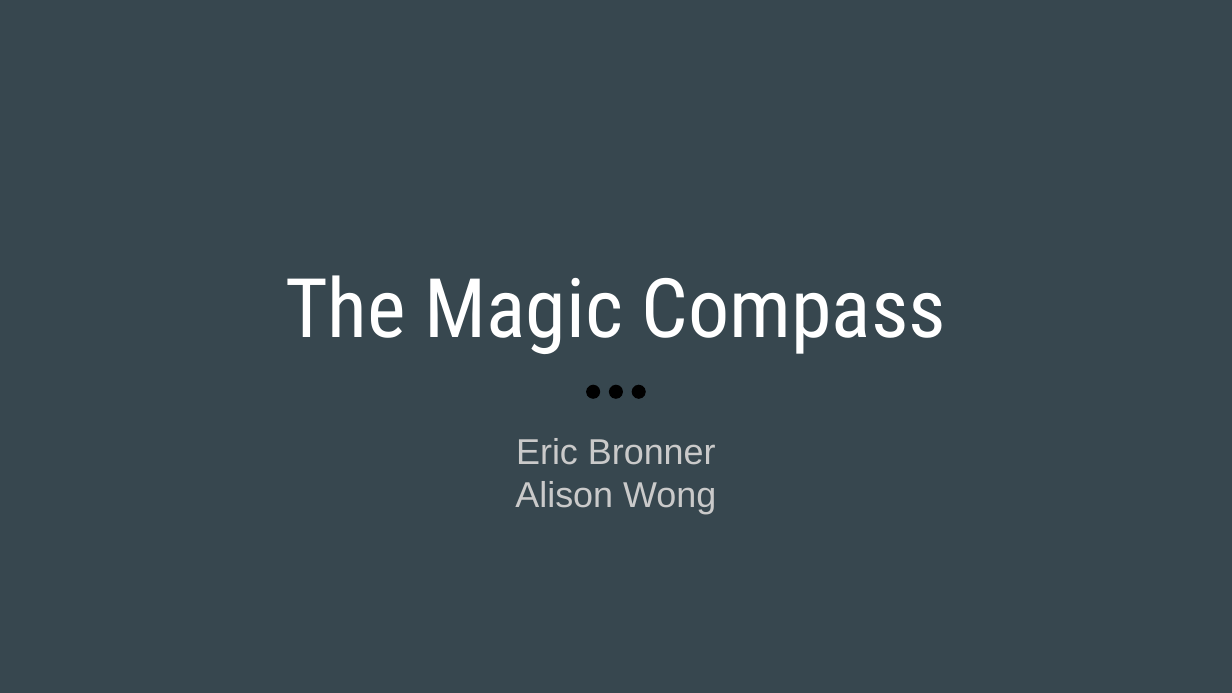
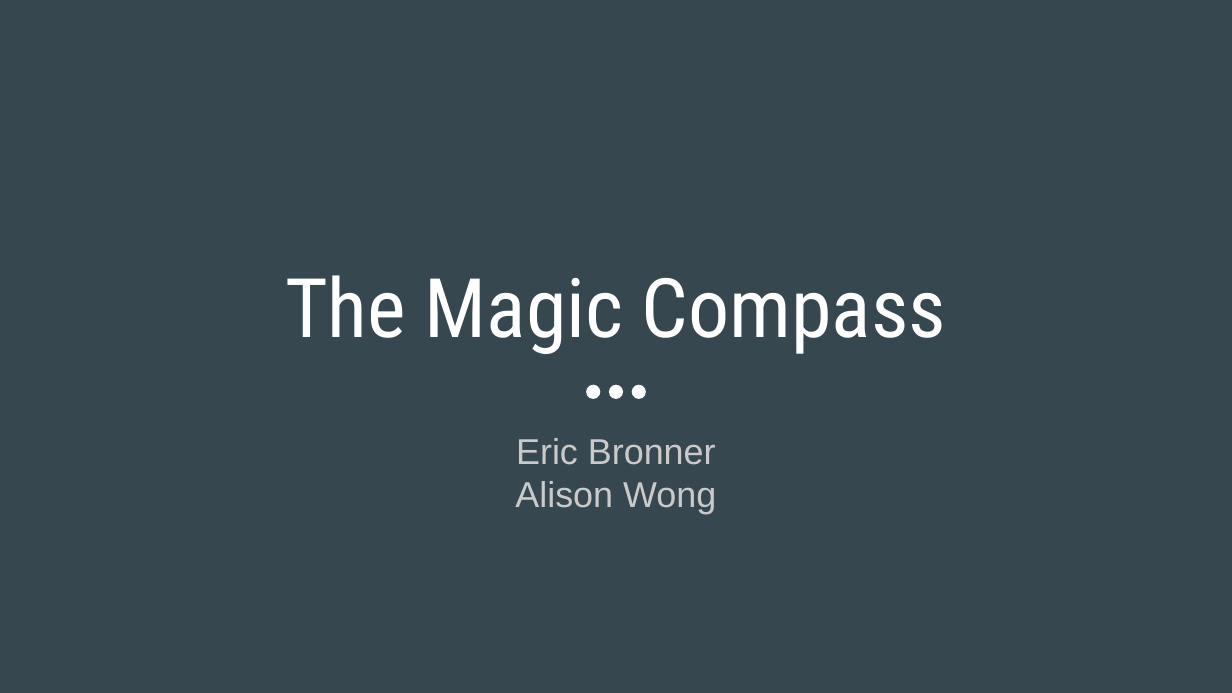
Before and after one commit to MoonWatcher582/alison_is_not_creative, a slide deck: slide 1 of TheMagicCompass.pptx. Drawn at 1232x693 pixels with LibreOffice and Linux fonts; fonts in the diff are those of the drawing. Boxes give left, top, right and bottom in pixels: in the first picture for what was removed or moved away, otherwise in the second. Text is boxed around its words. In the diff, an @@ line names an element or a change of style, - is before the commit and + after.

```diff
--- a/TheMagicCompass.pptx
+++ b/TheMagicCompass.pptx
@@ fill #000000 to #FFFFFF in 3 elements at box(609, 384, 623, 399), box(632, 384, 647, 399), box(586, 384, 601, 399) @@
```
Also in this commit, not shown: 3 other slides changed.
